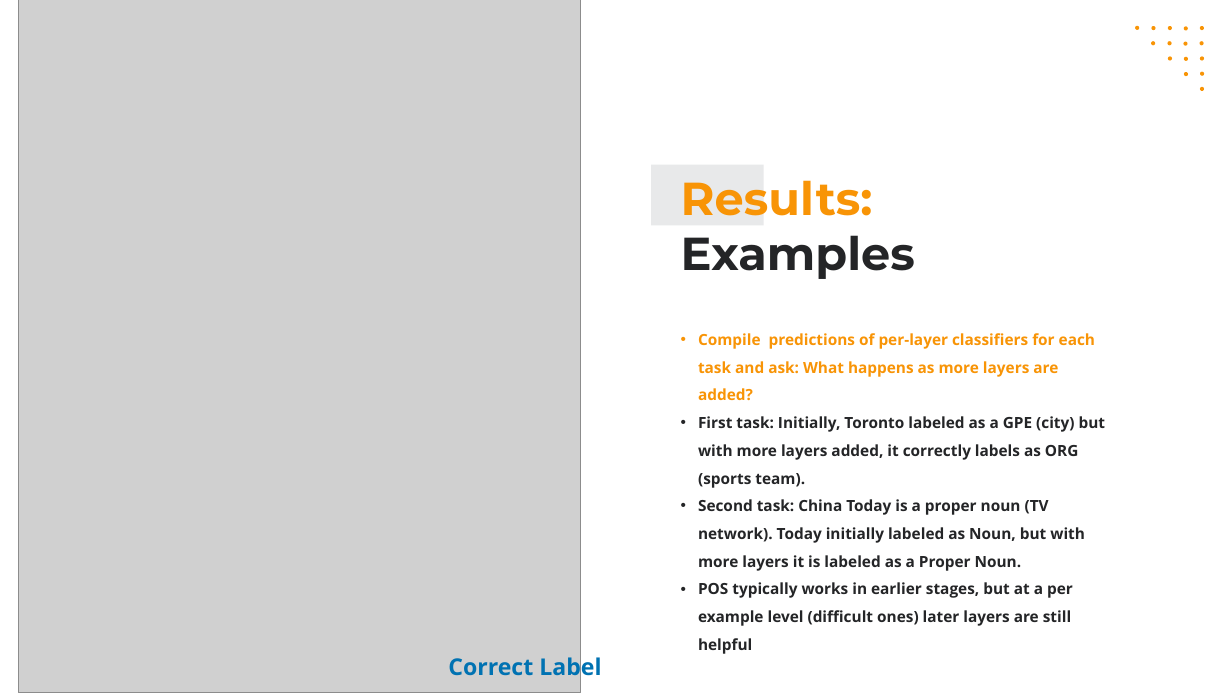
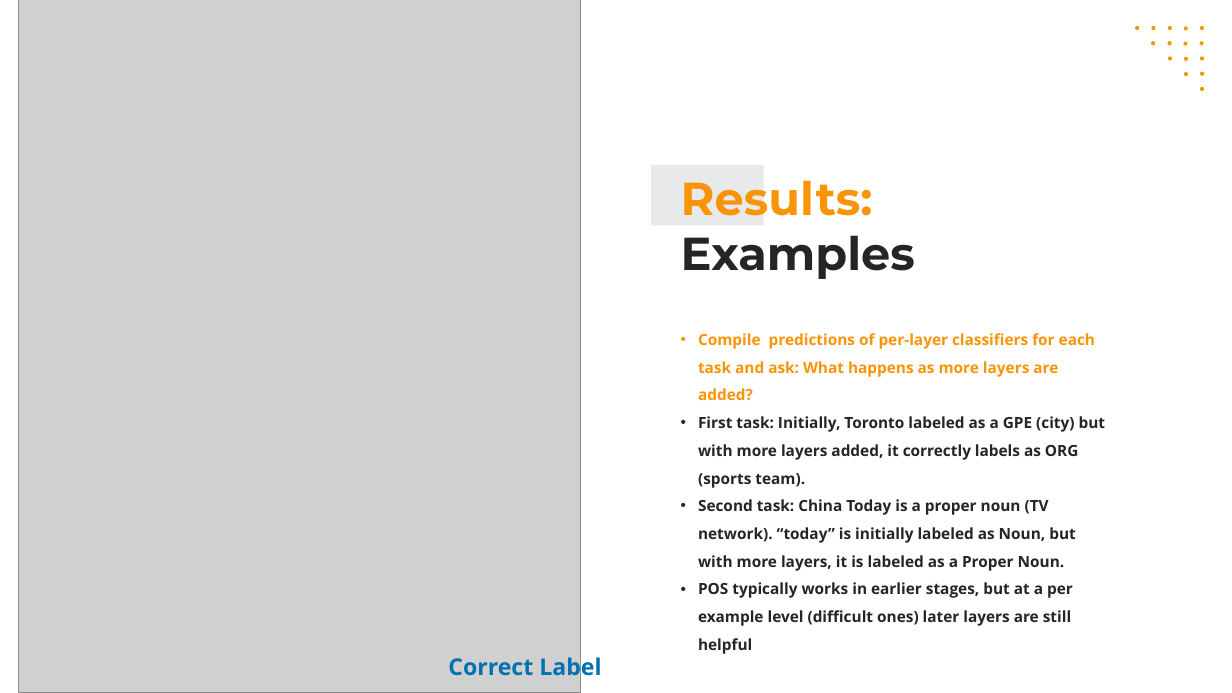
Before and after one commit to cbenge509/BERTVision, a slide deck: slide 10 of presentation/capstone/week_7/capstone__jiang_benge_fogarty_king__week_7.pptx. Drawn at 1232x693 pixels with LibreOffice and Linux fonts; fonts in the diff are those of the drawing; grey boxes stand for pictures. Boxes give left, top, right and bottom in pixels: in the first picture for what was removed or moved away, otherwise in the second. Text is boxed around its words. In the diff, an @@ line names an element or a change of style, - is before the commit and + after.

Commit message:
Presentation added final slide; typos fixed

```diff
--- a/presentation/capstone/week_7/capstone__jiang_benge_fogarty_king__week_7.pptx
+++ b/presentation/capstone/week_7/capstone__jiang_benge_fogarty_king__week_7.pptx
@@ text at (698,499,1076,571): text changed @@
-• Second task: China Today is a proper noun (TV network). Today initially labeled as Noun, but with more layers it is labeled as a Proper Noun.
+• Second task: China Today is a proper noun (TV network). “today” is initially labeled as Noun, but with more layers, it is labeled as a Proper Noun.
```
Also in this commit, not shown: 5 other slides changed, 1 slide added, 1 other file.
